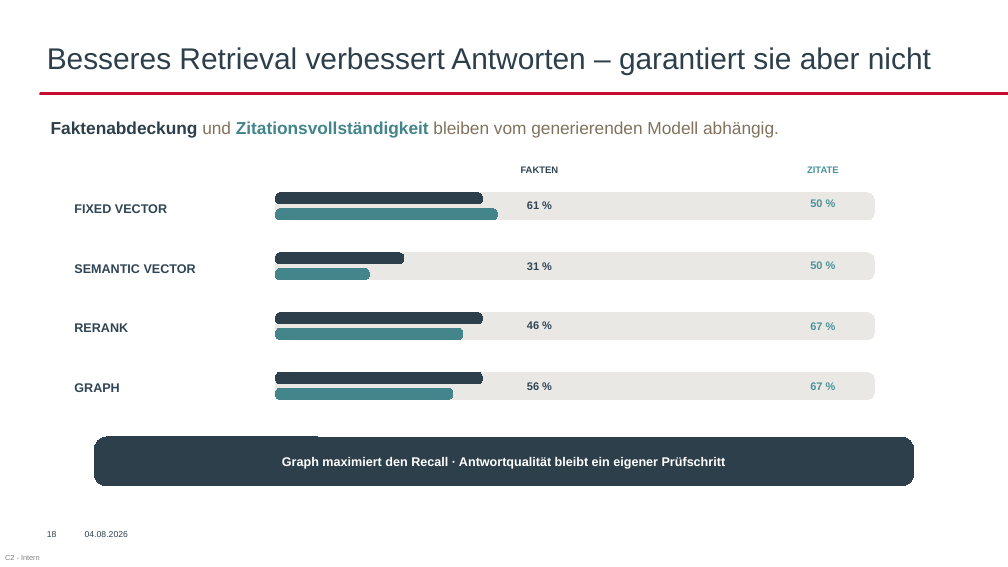
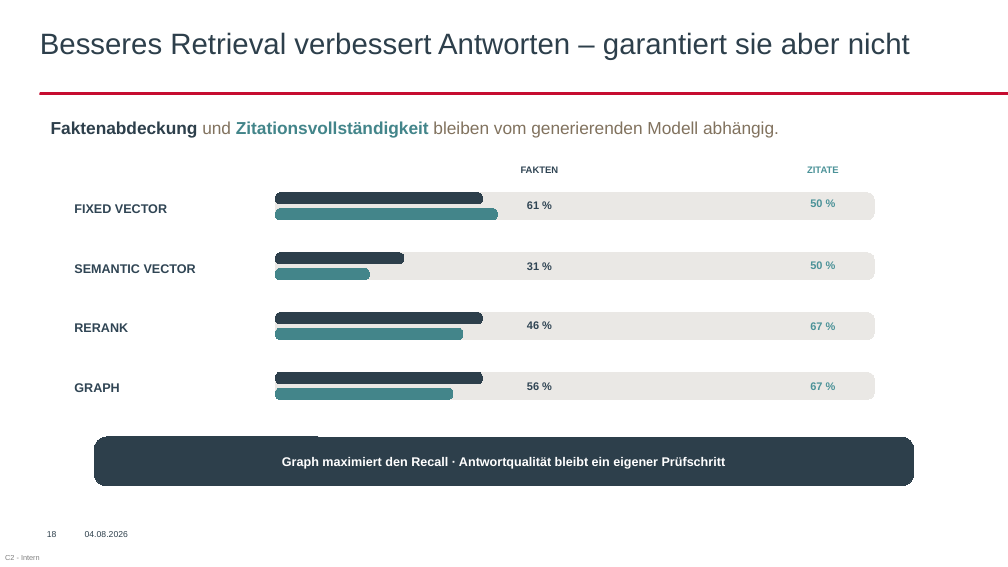
Before and after one commit to AkrosAG/RAG-Workshop, a slide deck: slide 17 of RAG_Workshop.pptx. Drawn at 1008x567 pixels with LibreOffice and Linux fonts; fonts in the diff are those of the drawing; background and template pictures are left out. Boxes give left, top, right and bottom in pixels: in the first picture for what was removed or moved away, otherwise in the second. Text is boxed around its words. In the diff, an @@ line names an element or a change of style, - is before the commit and + after.

```diff
--- a/RAG_Workshop.pptx
+++ b/RAG_Workshop.pptx
@@ title "Besseres Retrieval verbessert Antworten – ..." at [40,32,910,59]: size 28.5 to 28 pt; line spacing 1 to 0.9; vertical alignment middle to top @@
```
Also in this commit, not shown: 7 other slides changed.
